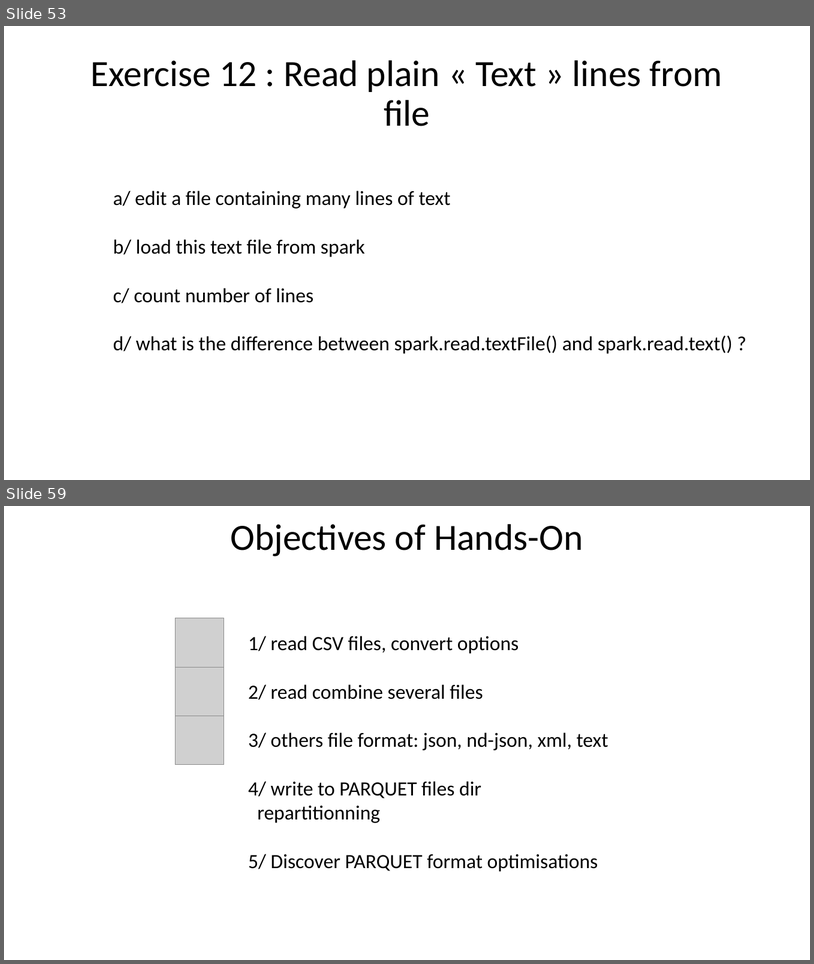
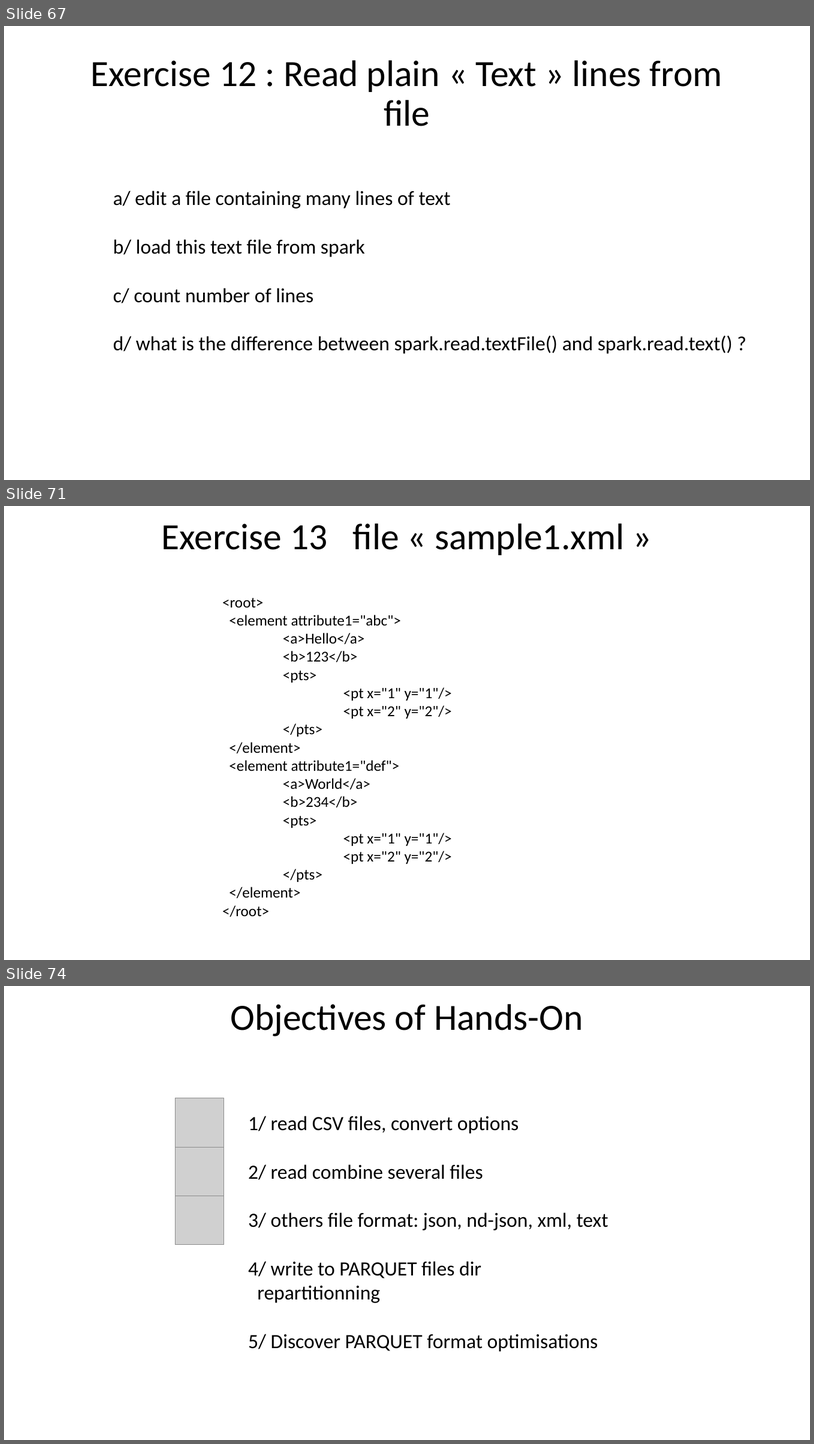
Before and after one commit to Arnaud-Nauwynck/presentations, a slide deck: pres-bigdata/Hands-On/TD2-part1-spark-read-write.pptx. Shown one above the other, each under a label of ours: slides 53 and 59 before the commit, slides 67, 71 and 74 after it; the slides between them are not shown. The pictures are 814x964 and 814x1444 pixels, drawn with LibreOffice and Linux fonts; fonts in the diff are those of the drawing; grey boxes stand for pictures. Boxes give left, top, right and bottom in pixels: in the first picture for what was removed or moved away, otherwise in the second. Text is boxed around its words. In the diff, an @@ line names an element or a change of style, - is before the commit and + after.

```diff
--- a/pres-bigdata/Hands-On/TD2-part1-spark-read-write.pptx
+++ b/pres-bigdata/Hands-On/TD2-part1-spark-read-write.pptx
@@ slide 71 added at bbox=[4, 506, 810, 960], background #FFFFFF @@
@@ title added at bbox=[161, 523, 624, 555], 44 pt, text #000000 @@
+Exercise 13 file « sample1.xml »
@@ text added at bbox=[222, 598, 452, 916], 18 pt, text #000000 @@
+<root>
+<element attribute1="abc">
+<a>Hello</a>
+<b>123</b>
+<pts>
+<pt x="1" y="1"/>
+<pt x="2" y="2"/>
+</pts>
+</element>
+<element attribute1="def">
+<a>World</a>
+<b>234</b>
+<pts>
+<pt x="1" y="1"/>
+<pt x="2" y="2"/>
+</pts>
+</element>
+</root>
@@ what was slide 53 is now slide 67 @@
@@ what was slide 59 is now slide 74 @@
```
Also in this commit, not shown: 14 slides changed, 15 other slides added, 1 slide removed, 23 other files.
